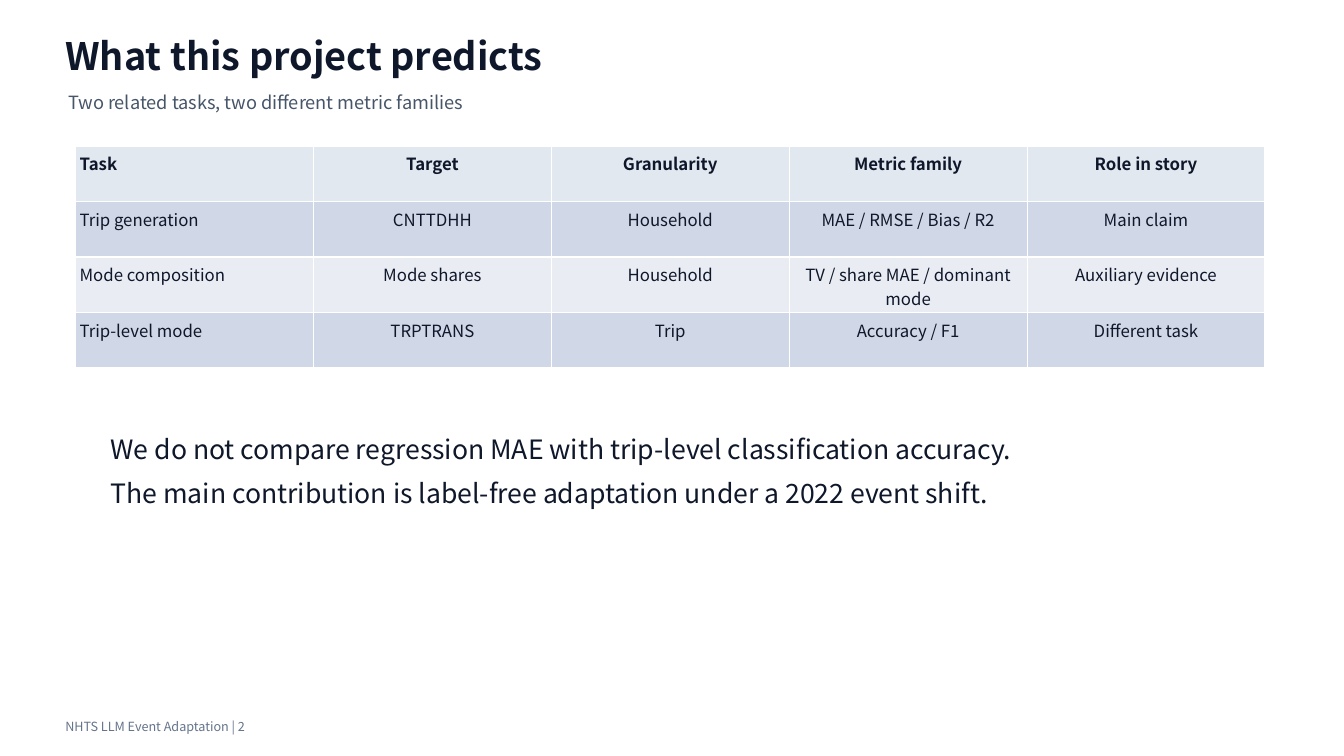
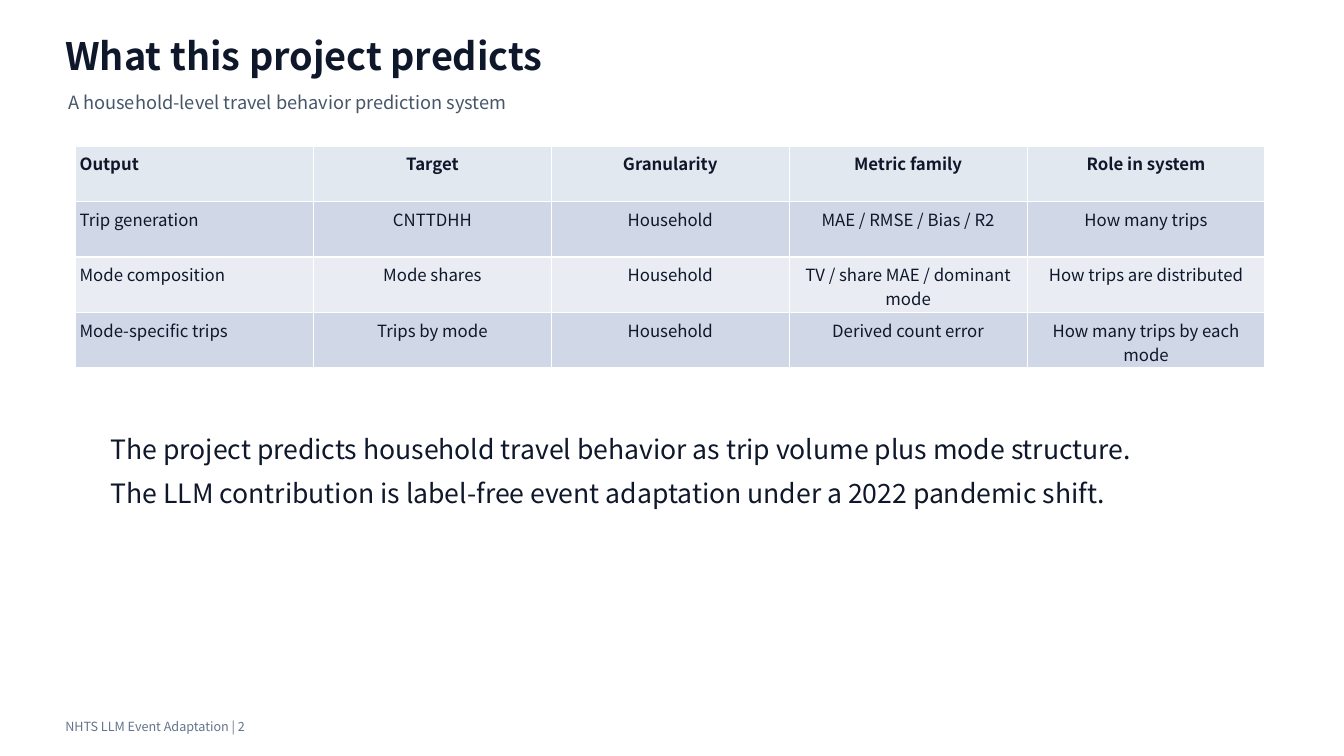
Before and after one commit to Lrving-code/NHTS-Travel-Prediction, a slide deck: slide 2 of outputs/final_project/NHTS_LLM_Event_Adaptation_Optimized_Presentation.pptx. Drawn at 1344x756 pixels with LibreOffice and Linux fonts; fonts in the diff are those of the drawing. Boxes give left, top, right and bottom in pixels: in the first picture for what was removed or moved away, otherwise in the second. Text is boxed around its words. In the diff, an @@ line names an element or a change of style, - is before the commit and + after.

Commit message:
docs(story): strengthen travel behavior framing

```diff
--- a/outputs/final_project/NHTS_LLM_Event_Adaptation_Optimized_Presentation.pptx
+++ b/outputs/final_project/NHTS_LLM_Event_Adaptation_Optimized_Presentation.pptx
@@ text at box(68, 94, 507, 113): text changed @@
-Two related tasks, two different metric families
+A household-level travel behavior prediction system
@@ table at box(76, 146, 1265, 368) @@
-row 1, column 1: Task
+row 1, column 1: Output
-row 1, column 5: Role in story
+row 1, column 5: Role in system
-row 2, column 5: Main claim
+row 2, column 5: How many trips
-row 3, column 5: Auxiliary evidence
+row 3, column 5: How trips are distributed
-row 4: Trip-level mode | TRPTRANS | Trip | Accuracy / F1 | Different task
+row 4: Mode-specific trips | Trips by mode | Household | Derived count error | How many trips by each mode
@@ text at box(111, 438, 1131, 509): text changed @@
-We do not compare regression MAE with trip-level classification accuracy.
-The main contribution is label-free adaptation under a 2022 event shift.
+The project predicts household travel behavior as trip volume plus mode structure.
+The LLM contribution is label-free event adaptation under a 2022 pandemic shift.
```
Also in this commit, not shown: 7 other slides changed, 20 other files.
